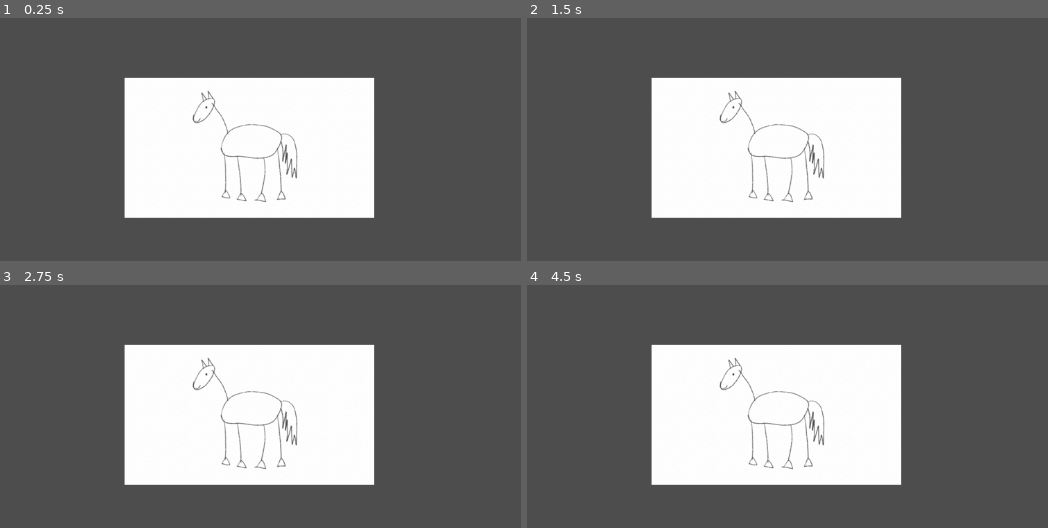
Above: before the commit, frames 1-4 (two rows, left to right).
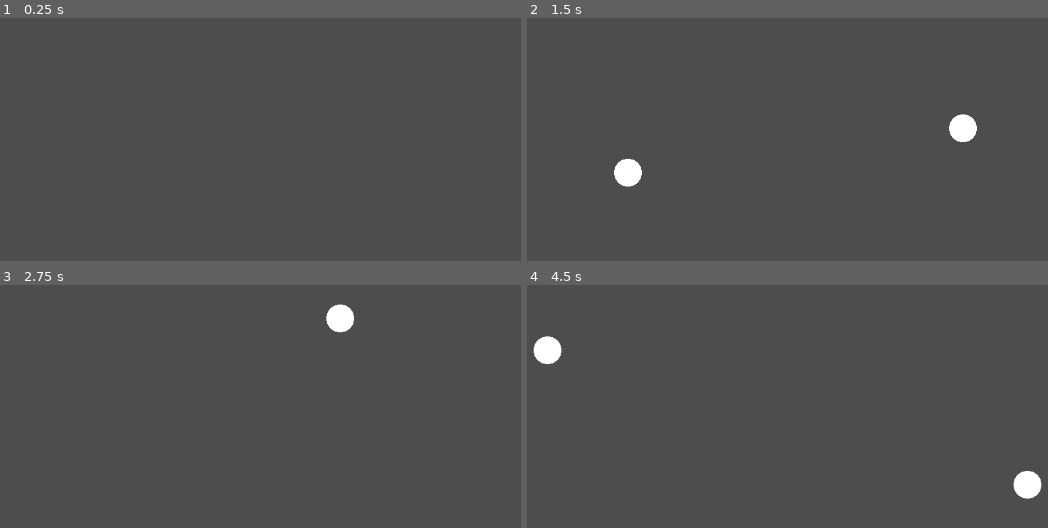
Above: after the commit, the same moments.

Repository: jtorbett23/WildJam68
Game: Godot game, scene res://main.tscn
Two runs of this game, one before a commit and one after it. Both use one fixed random seed, a clock stepped at 60 frames per second and the inputs below.
Inputs (mouse positions are in pixels of both pictures, inside the frame that each line leads up to):
- Up to frame 1 (0.25 s): no input
- Up to frame 2 (1.5 s): tap Enter at 0.5 s; move the mouse to (964, 127) at 0.52 s; hold D (draw, bound only after the commit) 0.53-1.28 s; tap C (clear, bound only after the commit) at 0.6 s; tap Space at 1.25 s; move the mouse to (625, 173) at 1.27 s; tap D (draw, bound only after the commit) at 1.35 s
- Up to frame 3 (2.75 s): tap C (clear, bound only after the commit) at 1.55, 2.1 s; tap Enter at 2 s; move the mouse to (338, 319) at 2.02 s; hold D (draw, bound only after the commit) from 2.03 s (still down)
- Up to frame 4 (4.5 s): tap Space at 2.75, 4.25 s; move the mouse to (745, 506) at 2.77 s; release D (draw, bound only after the commit) at 2.78 s; tap D (draw, bound only after the commit) at 2.85, 4.35 s; tap C (clear, bound only after the commit) at 3.05, 3.6 s; tap Enter at 3.5 s; move the mouse to (1027, 484) at 3.52 s; hold D (draw, bound only after the commit) 3.53-4.28 s; tap Q (screenshot, bound only after the commit) at 4.15 s; move the mouse to (547, 350) at 4.27 s

The runs differ from the first frame. In frame 1, 28% of the frame differs, in the area x 23-72%, y 24-83%; in frame 2, 29%; in frame 3, 28%; in frame 4, 29%, in the area x 1-99%, y 20-89%.

Commit message:
add drawing, screenshot, clear

Diff:
--- /dev/null
+++ b/draw.gd
@@ -0,0 +1,29 @@
+extends Node2D
+
+var color = Color(255, 255, 255, 1)
+var radius = 0
+
+
+func _draw():
+	if Input.is_action_pressed("draw"):
+		RenderingServer.viewport_set_clear_mode(get_viewport().get_viewport_rid(), RenderingServer.VIEWPORT_CLEAR_NEVER)
+		radius = 20
+	if Input.is_action_just_released("draw"):
+		radius = 0.0
+
+
+	draw_circle(Vector2.ZERO, radius, color)
+
+# Called when the node enters the scene tree for the first time.
+func _ready():
+
+
+
+	pass # Replace with function body.
+
+
+# Called every frame. 'delta' is the elapsed time since the previous frame.
+func _process(delta):
+	position = get_global_mouse_position()
+	queue_redraw()
+	pass
--- a/main.gd
+++ b/main.gd
@@ -3,13 +3,23 @@
 
 # Called when the node enters the scene tree for the first time.
 func _ready():
-	var capture = get_viewport().get_texture().get_image()
-	var _time = Time.get_date_dict_from_system()
-	var filename = "./Test.png"
-	capture.save_png(filename)
 	pass # Replace with function body.
 
 
+
+
+
+#Take screenshoot image
+func take_pic(filename=""):
+	var capture = get_viewport().get_texture().get_image()
+	var _time = Time.get_datetime_string_from_system()
+
+	var filepath = "./assets/user-art/{1}-Screenshot-{0}.png".format({"0": _time, "1":filename})
+	capture.save_png(filepath)
+
 # Called every frame. 'delta' is the elapsed time since the previous frame.
-func _process(delta):
-	pass
+func _process(_delta):
+	if Input.is_action_just_pressed("screenshot"):
+		take_pic("Input")
+	elif Input.is_action_just_pressed("clear"):
+		RenderingServer.viewport_set_clear_mode(get_viewport().get_viewport_rid(), RenderingServer.VIEWPORT_CLEAR_ALWAYS)
--- a/main.tscn
+++ b/main.tscn
@@ -1,11 +1,16 @@
-[gd_scene load_steps=3 format=3 uid="uid://dtpicdsctid27"]
+[gd_scene load_steps=4 format=3 uid="uid://dtpicdsctid27"]
 
 [ext_resource type="Script" path="res://main.gd" id="1_8dwot"]
+[ext_resource type="Script" path="res://draw.gd" id="2_5m5p5"]
 [ext_resource type="Texture2D" uid="uid://d3uaujdpyb80" path="res://assets/art/horse.png" id="2_wuuug"]
 
 [node name="Main" type="Node2D"]
 script = ExtResource("1_8dwot")
 
-[node name="Sprite2D" type="Sprite2D" parent="."]
-position = Vector2(560, 320)
+[node name="Draw" type="Node2D" parent="."]
+script = ExtResource("2_5m5p5")
+
+[node name="Sprite2D" type="Sprite2D" parent="Draw"]
+visible = false
+scale = Vector2(0.5, 0.5)
 texture = ExtResource("2_wuuug")
--- a/project.godot
+++ b/project.godot
@@ -15,6 +15,24 @@
 config/features=PackedStringArray("4.2", "GL Compatibility")
 config/icon="res://icon.svg"
 
+[input]
+
+draw={
+"deadzone": 0.5,
+"events": [Object(InputEventKey,"resource_local_to_scene":false,"resource_name":"","device":0,"window_id":0,"alt_pressed":false,"shift_pressed":false,"ctrl_pressed":false,"meta_pressed":false,"pressed":false,"keycode":0,"physical_keycode":68,"key_label":0,"unicode":0,"echo":false,"script":null)
+]
+}
+clear={
+"deadzone": 0.5,
+"events": [Object(InputEventKey,"resource_local_to_scene":false,"resource_name":"","device":0,"window_id":0,"alt_pressed":false,"shift_pressed":false,"ctrl_pressed":false,"meta_pressed":false,"pressed":false,"keycode":0,"physical_keycode":67,"key_label":0,"unicode":0,"echo":false,"script":null)
+]
+}
+screenshot={
+"deadzone": 0.5,
+"events": [Object(InputEventKey,"resource_local_to_scene":false,"resource_name":"","device":0,"window_id":0,"alt_pressed":false,"shift_pressed":false,"ctrl_pressed":false,"meta_pressed":false,"pressed":false,"keycode":0,"physical_keycode":81,"key_label":0,"unicode":0,"echo":false,"script":null)
+]
+}
+
 [rendering]
 
 renderer/rendering_method="gl_compatibility"
Not shown, changed: .gitignore
